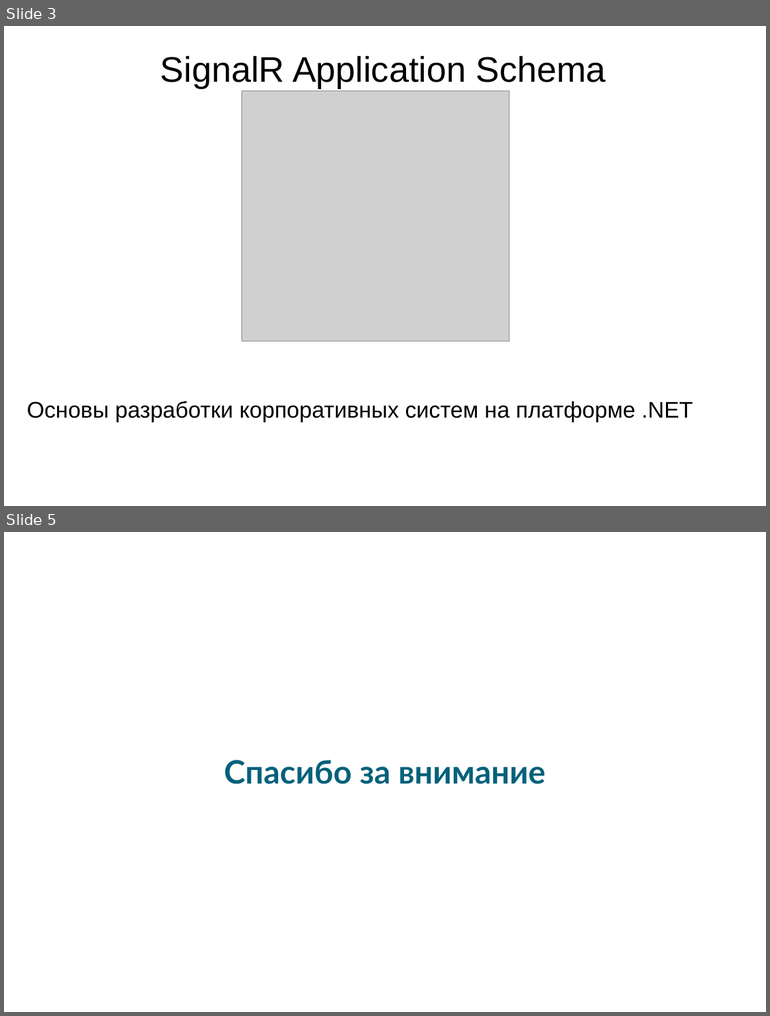
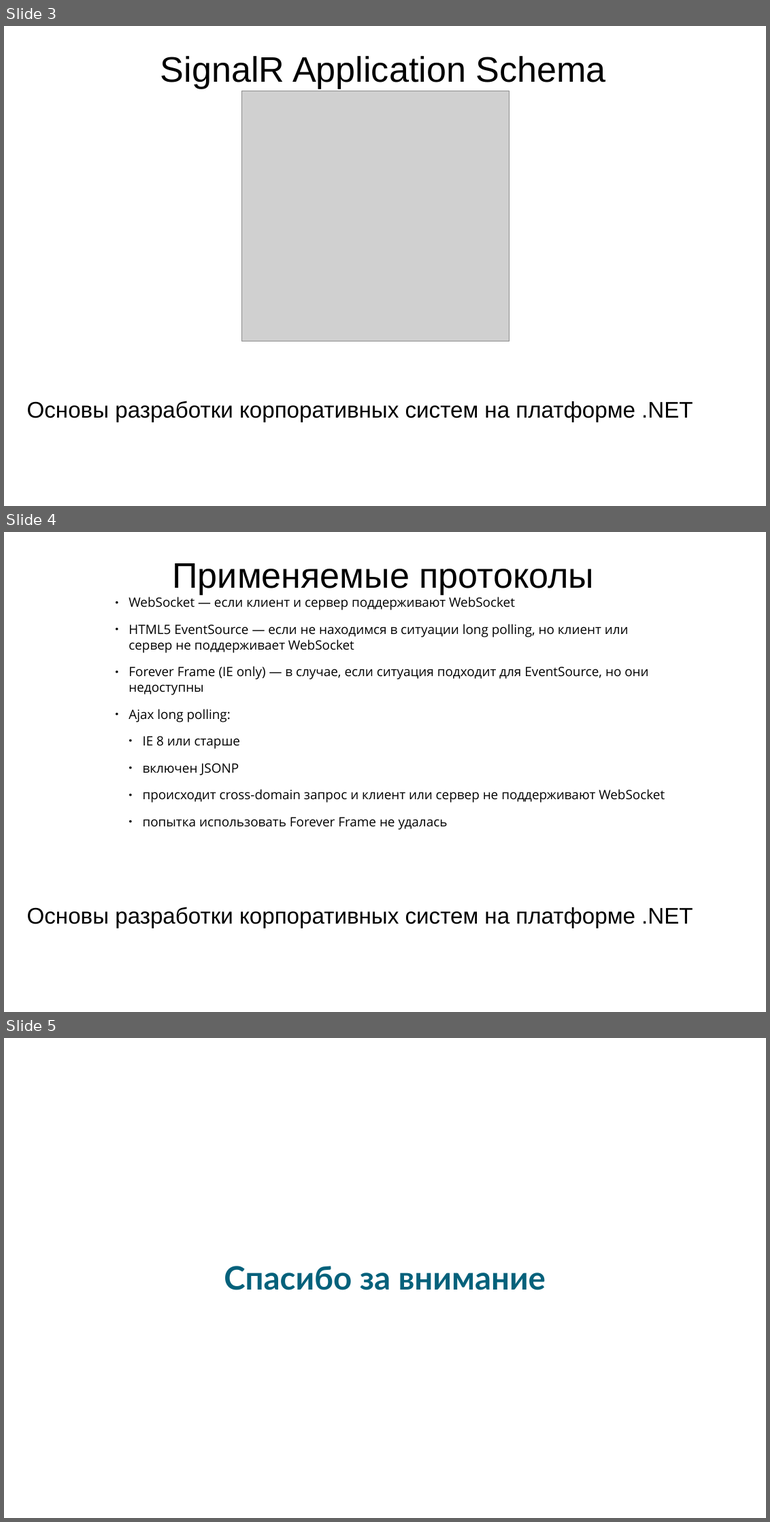
Before and after one commit to klimenkoAnna/DeveloperInstrumentalTools, a slide deck: docs/ETU DIT #7.pptx. Shown one above the other, each under a label of ours: slides 3 and 5 before the commit, slides 3, 4 and 5 after it; the slides between them are not shown. The pictures are 770x1016 and 770x1522 pixels, drawn with LibreOffice and Linux fonts; fonts in the diff are those of the drawing; grey boxes stand for pictures; background and template pictures are left out. Boxes give left, top, right and bottom in pixels: in the first picture for what was removed or moved away, otherwise in the second. Text is boxed around its words. In the diff, an @@ line names an element or a change of style, - is before the commit and + after.

Commit message:
fixed pptx #7

```diff
--- a/docs/ETU DIT #7.pptx
+++ b/docs/ETU DIT #7.pptx
@@ slide 4 added at bbox=[4, 532, 766, 1012], background picture (left out) @@
@@ text added at bbox=[173, 563, 594, 595], 44 pt, text #000000 @@
+Применяемые протоколы
@@ text added at bbox=[128, 597, 664, 830], 16 pt, text #000000 @@
+● WebSocket — если клиент и сервер поддерживают WebSocket
+● HTML5 EventSource — если не находимся в ситуации long polling, но клиент или сервер не поддерживает WebSocket
+● Forever Frame (IE only) — в случае, если ситуация подходит для EventSource, но они недоступны
+● Ajax long polling:
+  ● IE 8 или старше
+  ● включен JSONP
+  ● происходит cross-domain запрос и клиент или сервер не поддерживают WebSocket
+  ● попытка использовать Forever Frame не удалась
@@ text added at bbox=[27, 907, 692, 928], 28 pt, text #000000 @@
+Основы разработки корпоративных систем на платформе .NET
```
Also in this commit, not shown: 1 slide removed.
